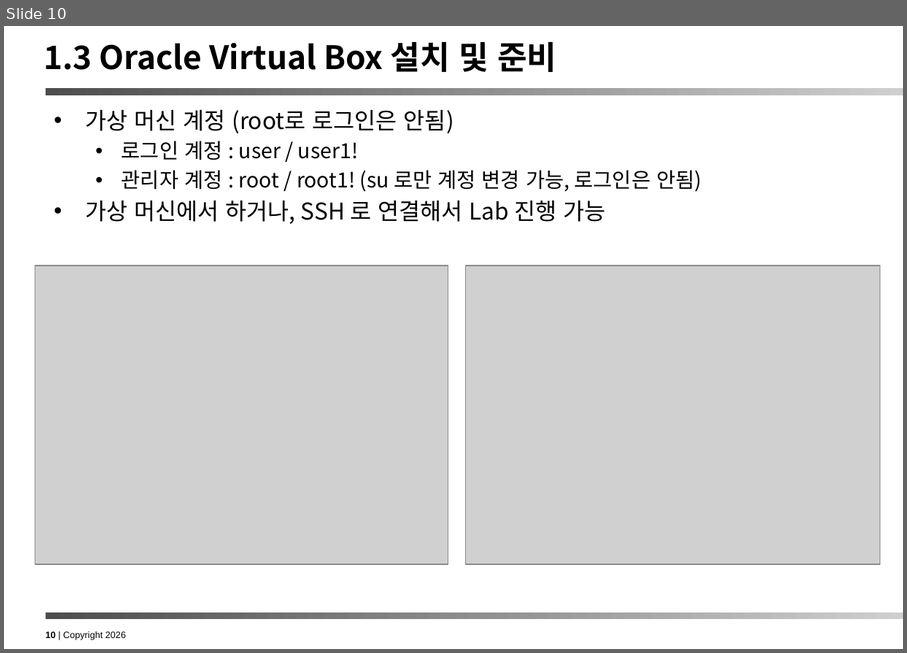
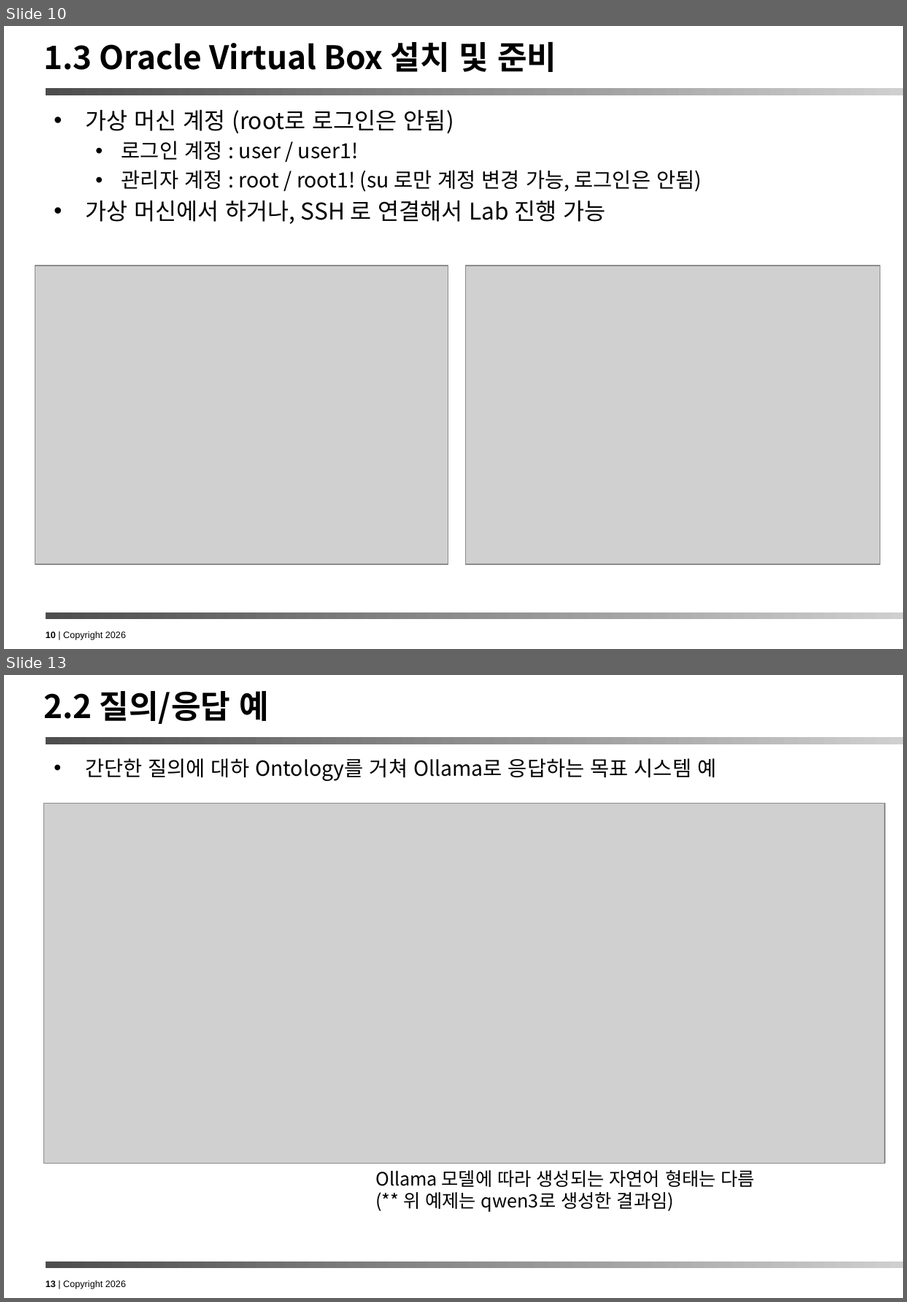
Before and after one commit to ykchang/ontology_handson, a slide deck: doc/Ontology Hands On Lab.pptx. Shown one above the other, each under a label of ours: slide 10 before the commit, slides 10 and 13 after it; the slides between them are not shown. The pictures are 907x653 and 907x1302 pixels, drawn with LibreOffice and Linux fonts; fonts in the diff are those of the drawing; grey boxes stand for pictures. Boxes give left, top, right and bottom in pixels: in the first picture for what was removed or moved away, otherwise in the second. Text is boxed around its words. In the diff, an @@ line names an element or a change of style, - is before the commit and + after.

Commit message:
2026.05.21 작업 결과 COMMIT

```diff
--- a/doc/Ontology Hands On Lab.pptx
+++ b/doc/Ontology Hands On Lab.pptx
@@ slide 13 added at bbox=[4, 675, 903, 1298], background #FFFFFF; not listed: 3 template elements that a slide beside it also shows @@
@@ title added at bbox=[43, 691, 270, 724], 28 pt, text #000000, bold @@
+2.2 질의/응답 예
@@ text added at bbox=[85, 758, 716, 781], 18 pt, text #000000 @@
+• 간단한 질의에 대하 Ontology를 거쳐 Ollama로 응답하는 목표 시스템 예
@@ picture added at bbox=[44, 803, 885, 1163] @@
@@ text added at bbox=[376, 1170, 755, 1212], 16 pt, text #000000 @@
+Ollama 모델에 따라 생성되는 자연어 형태는 다름
+(** 위 예제는 qwen3로 생성한 결과임)
```
Also in this commit, not shown: 3 slides changed, 26 other slides added, 7 slides removed, 5 other files.
